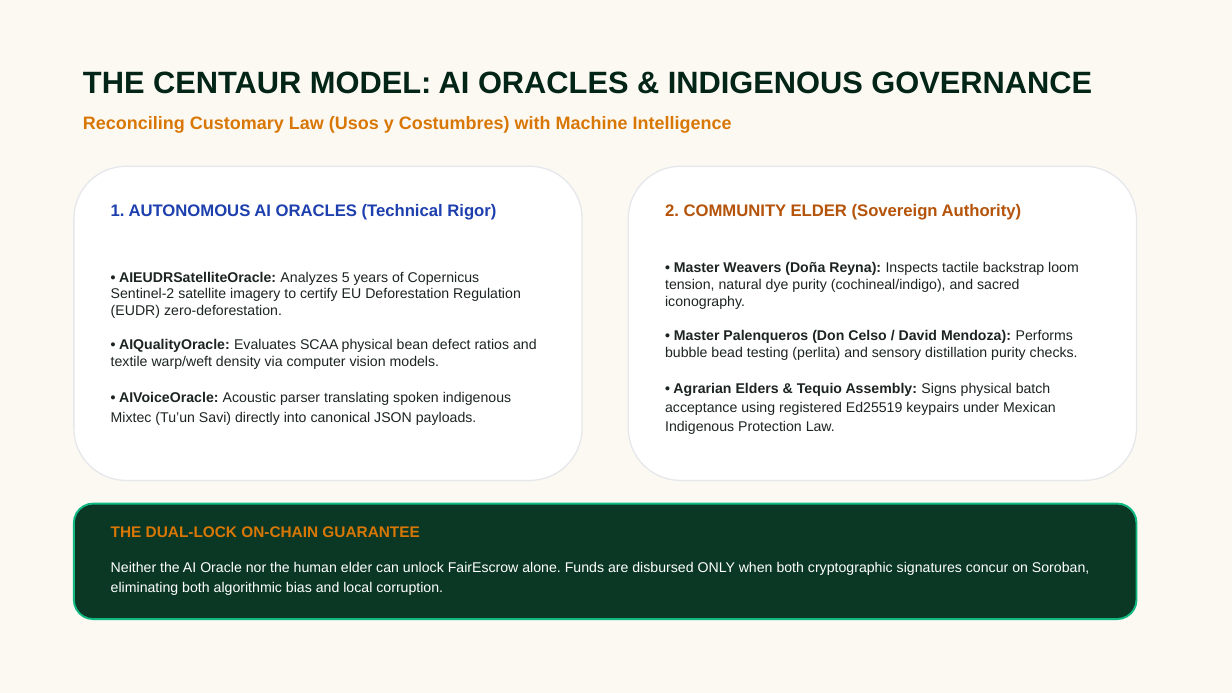
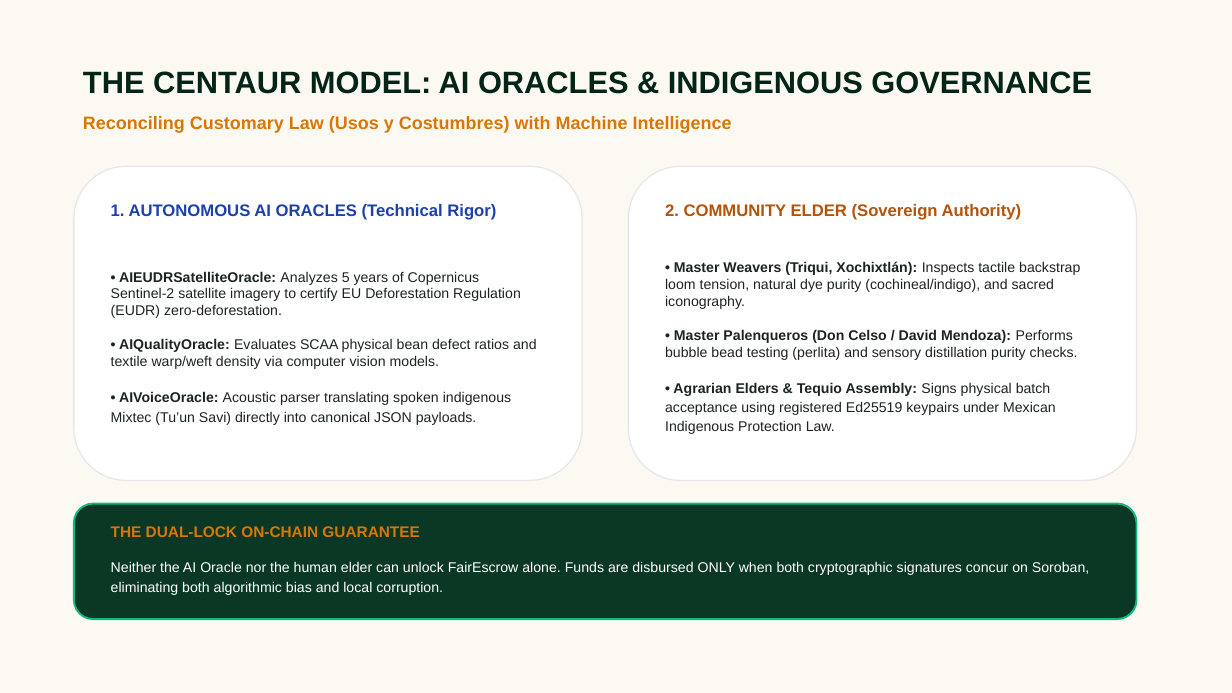
Before and after one commit to EdgarExa/raiz, a slide deck: slide 8 of public/Raiz_Protocol_Stellar_PitchDeck.pptx. Drawn at 1232x693 pixels with LibreOffice and Linux fonts; fonts in the diff are those of the drawing. Boxes give left, top, right and bottom in pixels: in the first picture for what was removed or moved away, otherwise in the second. Text is boxed around its words. In the diff, an @@ line names an element or a change of style, - is before the commit and + after.

```diff
--- a/public/Raiz_Protocol_Stellar_PitchDeck.pptx
+++ b/public/Raiz_Protocol_Stellar_PitchDeck.pptx
@@ text at <box>665,261,1080,434</box>: text changed @@
-• Master Weavers (Doña Reyna): Inspects tactile backstrap loom tension, natural dye purity (cochineal/indigo), and sacred iconography.
-• Master Palenqueros (Don Celso / David Mendoza): Performs bubble bead testing (perlita) and sensory distillation purity checks.
-• Agrarian Elders & Tequio Assembly: Signs physical batch acceptance using registered Ed25519 keypairs under Mexican Indigenous Protection Law.
+• Master Weavers (Triqui, Xochixtlán): Inspects tactile backstrap loom tension, natural dye purity (cochineal/indigo), and sacred iconography.
+• Master Palenqueros (Don Celso / David Mendoza): Performs bubble bead testing (perlita) and sensory distillation purity checks.
+• Agrarian Elders & Tequio Assembly: Signs physical batch acceptance using registered Ed25519 keypairs under Mexican Indigenous Protection Law.
```
Also in this commit, not shown: 9 other slides changed, 53 other files.
